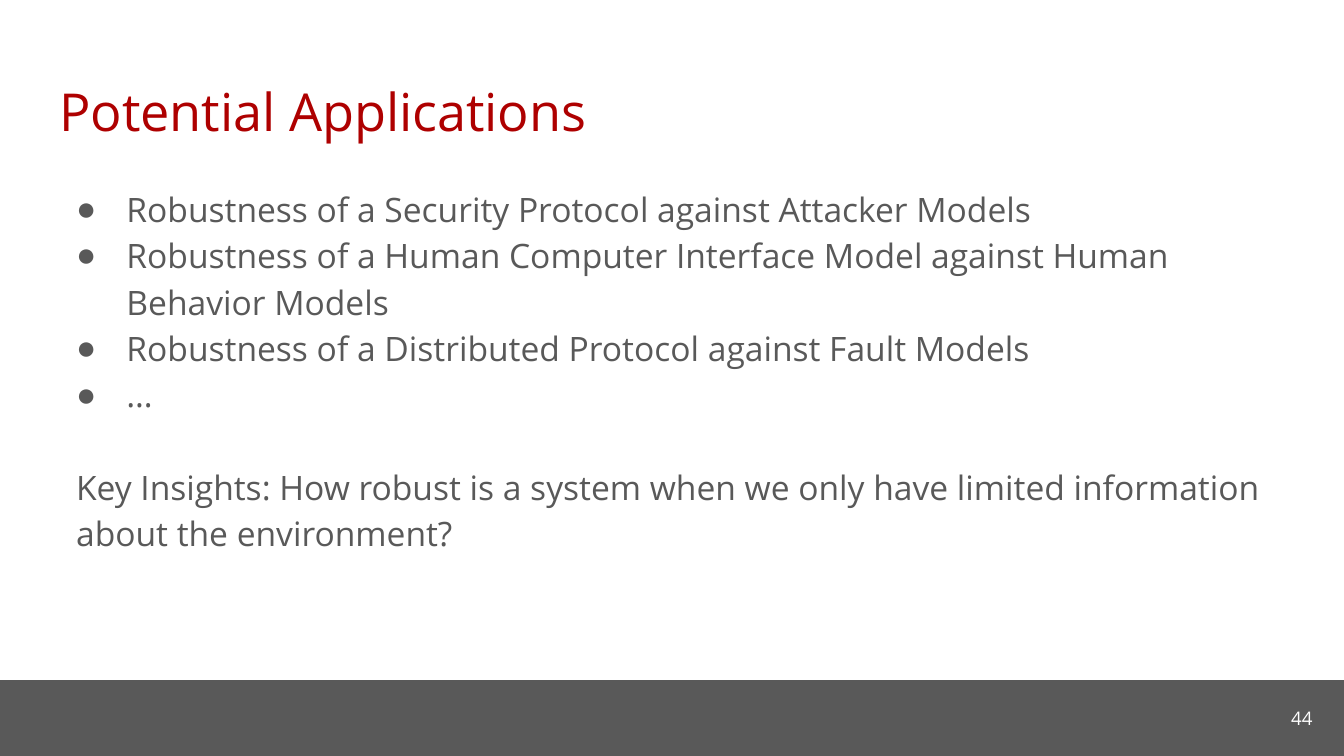
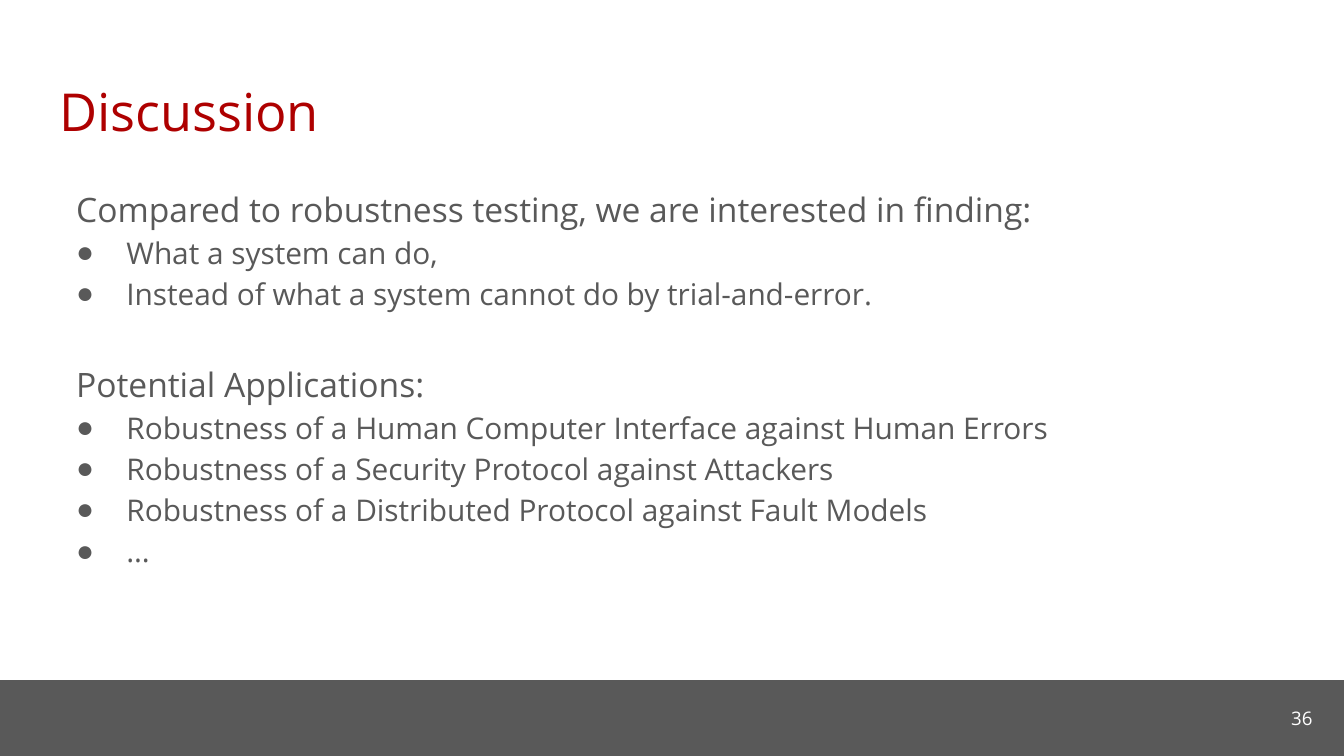
Before and after one commit to cmu-soda/Robustness, a slide deck: slide 36 of Robustness.pptx (slide 44 before the commit). Drawn at 1344x756 pixels with LibreOffice and Linux fonts; fonts in the diff are those of the drawing; background and template pictures are left out. Boxes give left, top, right and bottom in pixels: in the first picture for what was removed or moved away, otherwise in the second. Text is boxed around its words. In the diff, an @@ line names an element or a change of style, - is before the commit and + after.

Commit message:
Bug fix in RobustCal and update slides

```diff
--- a/Robustness.pptx
+++ b/Robustness.pptx
@@ title at (x1=59, y1=92, x2=319, y2=132): text changed @@
-Potential Applications
+Discussion
@@ text at (x1=76, y1=196, x2=1048, y2=487): text changed; size 18 to 16 pt @@
-● Robustness of a Security Protocol against Attacker Models
-● Robustness of a Human Computer Interface Model against Human Behavior Models
+Compared to robustness testing, we are interested in finding:
+● What a system can do,
+● Instead of what a system cannot do by trial-and-error.
+Potential Applications:
+● Robustness of a Human Computer Interface against Human Errors
+● Robustness of a Security Protocol against Attackers
@@ text at (x1=76, y1=474, x2=1260, y2=547): paragraph removed @@
-Key Insights: How robust is a system when we only have limited information about the environment?
@@ text at (x1=126, y1=498, x2=928, y2=528): size 18 to 16 pt in "Robustness of a Distributed Protocol against Fault ...", "…" @@
@@ page number at (x1=1291, y1=711, x2=1312, y2=725): text changed @@
-44
+36
```
Also in this commit, not shown: 24 other slides changed, 18 slides added, 13 slides removed, 2 other files.
